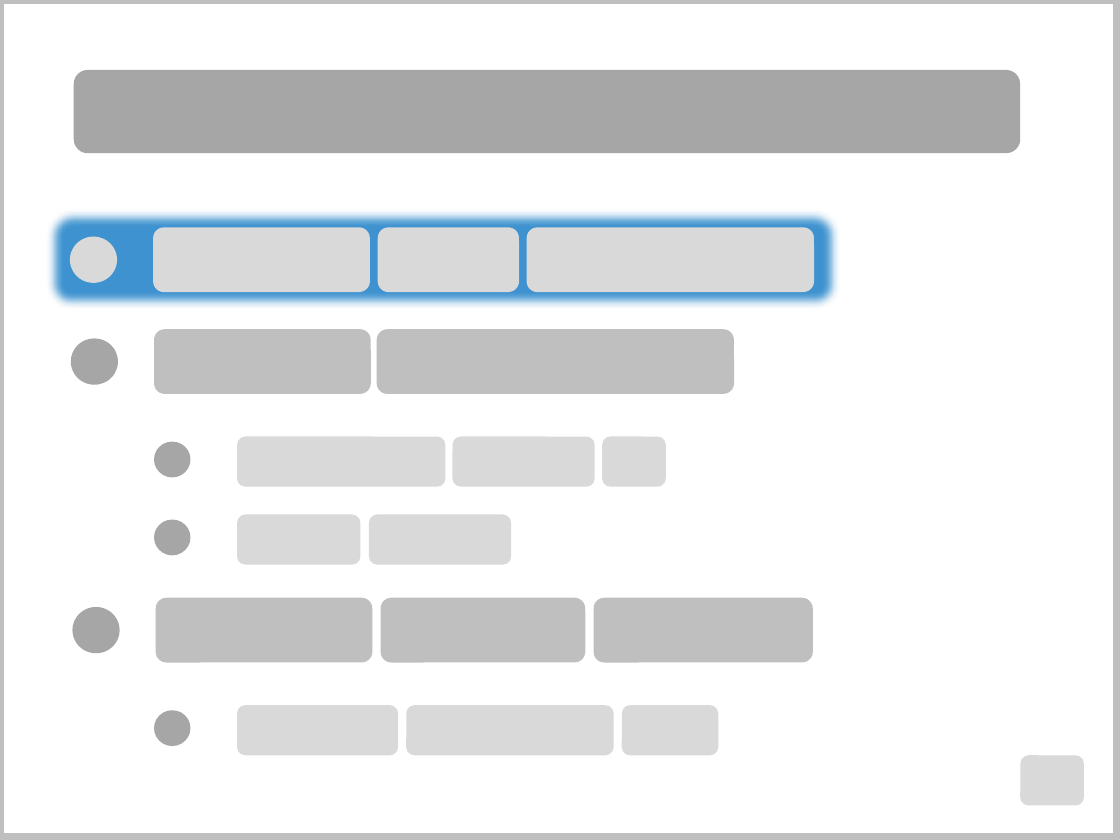
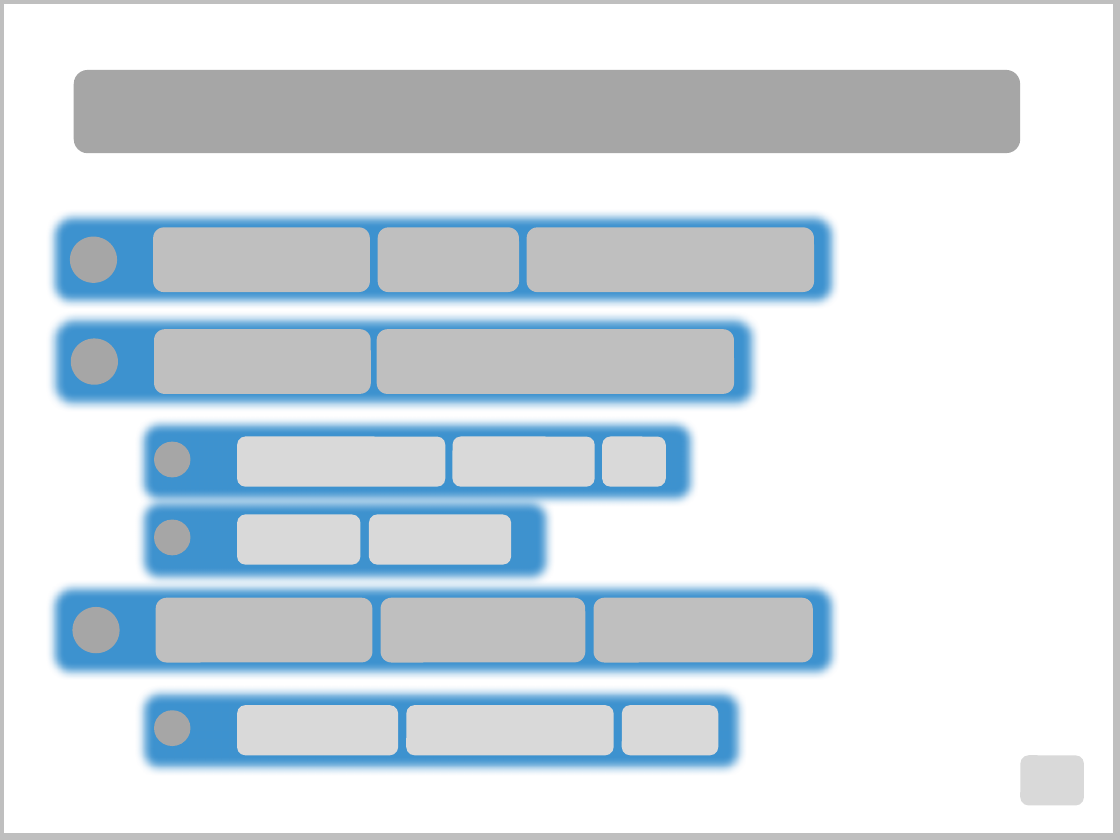
Before and after one commit to PowerPointLabs/PowerPointLabs, a slide deck: slide 1 of doc/Highlight points gif.pptx. Drawn at 1120x840 pixels with LibreOffice and Linux fonts; fonts in the diff are those of the drawing. Boxes give left, top, right and bottom in pixels: in the first picture for what was removed or moved away, otherwise in the second. Text is boxed around its words. In the diff, an @@ line names an element or a change of style, - is before the commit and + after.

```diff
--- a/doc/Highlight points gif.pptx
+++ b/doc/Highlight points gif.pptx
@@ ellipse at (x1=70, y1=238, x2=118, y2=286): fill #D9D9D9 to #A6A6A6 @@
@@ fill #D9D9D9 to #BFBFBF in 3 elements at (x1=154, y1=227, x2=370, y2=291), (x1=378, y1=227, x2=518, y2=291), (x1=526, y1=227, x2=815, y2=291) @@
@@ rounded rectangle added at (x1=48, y1=311, x2=762, y2=409), fill #0070C0 at 76% opacity @@
@@ rounded rectangle added at (x1=134, y1=417, x2=697, y2=507), fill #0070C0 at 76% opacity @@
@@ rounded rectangle added at (x1=134, y1=496, x2=554, y2=585), fill #0070C0 at 76% opacity @@
@@ rounded rectangle added at (x1=48, y1=580, x2=840, y2=678), fill #0070C0 at 76% opacity @@
@@ rounded rectangle added at (x1=134, y1=686, x2=745, y2=776), fill #0070C0 at 76% opacity @@
```
Also in this commit, not shown: 3 other slides changed, 8 slides removed.
